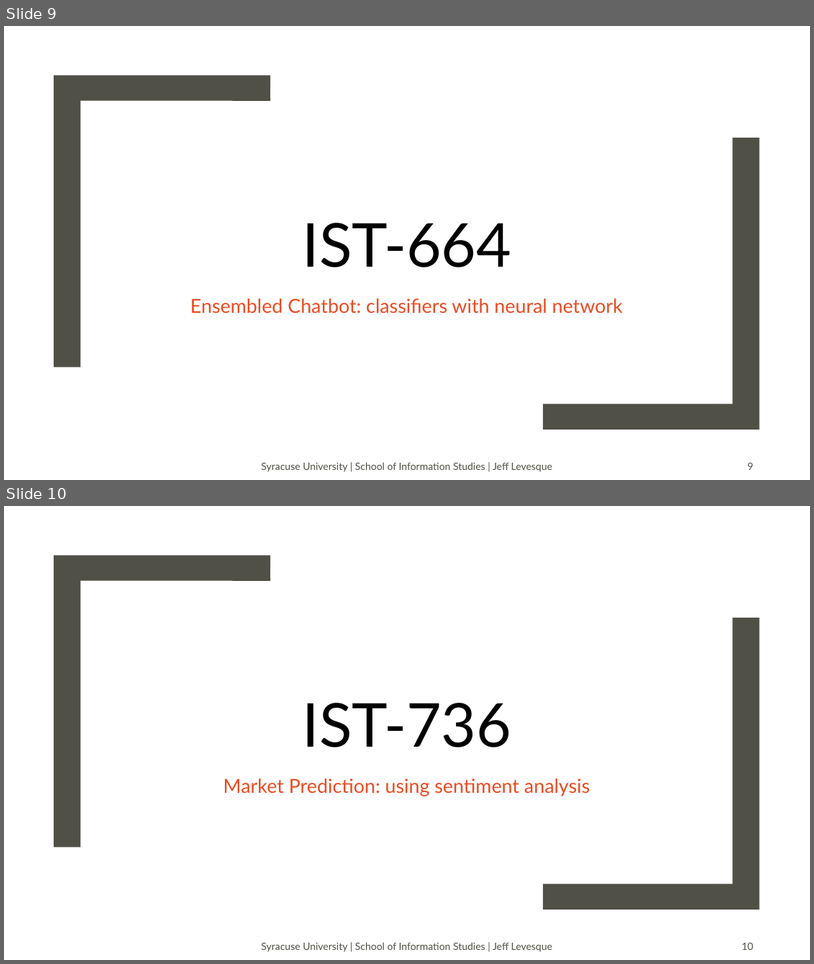
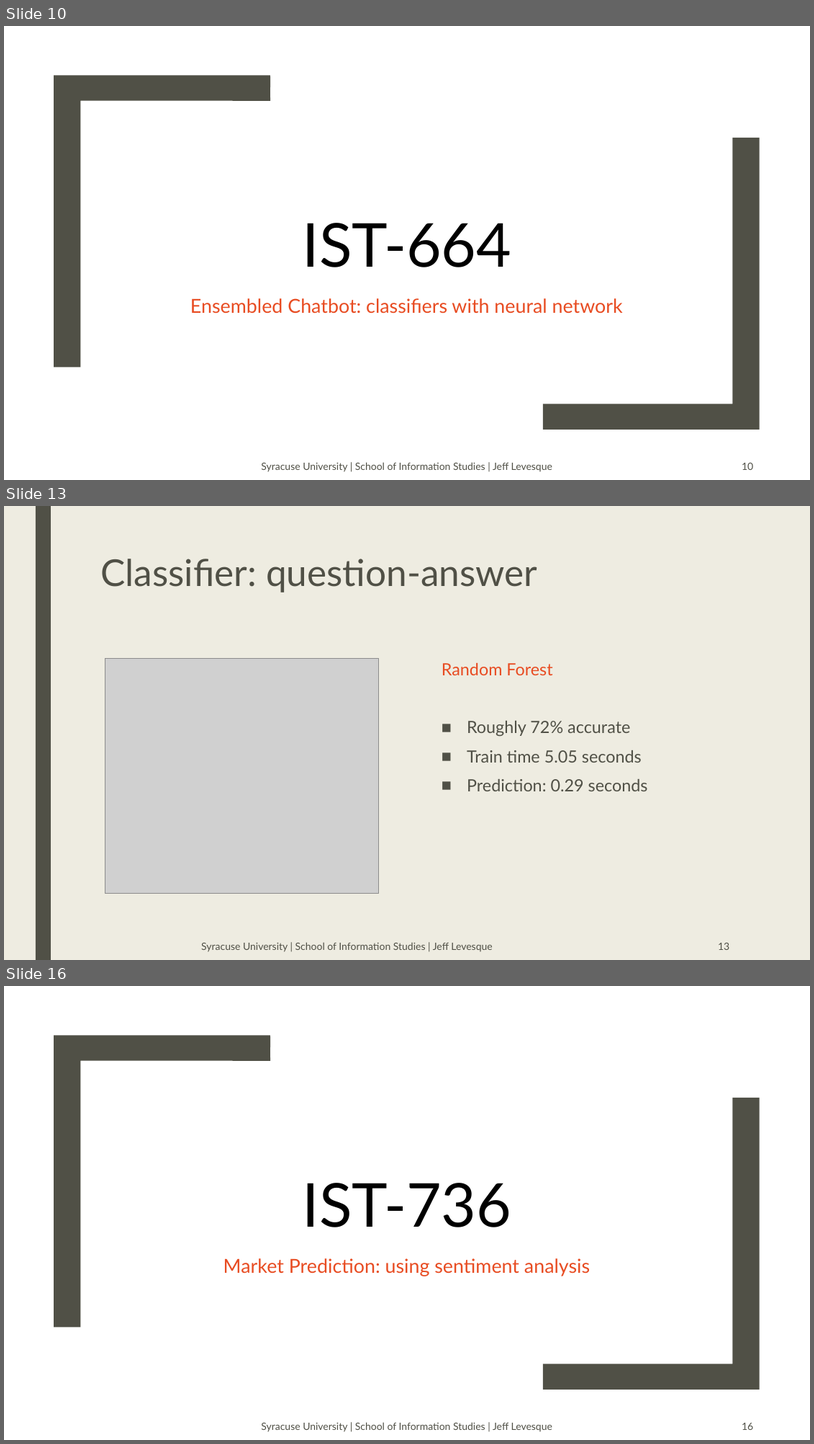
Before and after one commit to jeff1evesque/ist-exit-portfolio, a slide deck: presentation.pptx. Shown one above the other, each under a label of ours: slides 9 and 10 before the commit, slides 10, 13 and 16 after it; the slides between them are not shown. The pictures are 814x964 and 814x1444 pixels, drawn with LibreOffice and Linux fonts; fonts in the diff are those of the drawing; grey boxes stand for pictures; background and template pictures are left out. Boxes give left, top, right and bottom in pixels: in the first picture for what was removed or moved away, otherwise in the second. Text is boxed around its words. In the diff, an @@ line names an element or a change of style, - is before the commit and + after.

```diff
--- a/presentation.pptx
+++ b/presentation.pptx
@@ slide 13 added at (4, 506, 810, 960), background #EEECE1 @@
@@ rectangle added at (36, 506, 51, 960), fill #505046 @@
@@ title added at (100, 559, 538, 592), 44 pt, text #505046 @@
+Classifier: question-answer
@@ picture added at (105, 658, 379, 893) @@
@@ text added at (442, 663, 648, 791), 20 pt, text #505046 @@
+Random Forest
+■ Roughly 72% accurate
+■ Train time 5.05 seconds
+■ Prediction: 0.29 seconds
@@ text added at (201, 942, 492, 952), 12 pt, text #505046 @@
+Syracuse University | School of Information Studies | Jeff Levesque
@@ page number added at (718, 942, 730, 950), 12 pt, text #505046 @@
+13
@@ what was slide 9 is now slide 10 @@
@@ page number at (742, 462, 754, 470): text changed @@
-9
+10
@@ what was slide 10 is now slide 16 @@
@@ page number at (742, 1422, 754, 1430): text changed @@
-10
+16
```
Also in this commit, not shown: 5 other slides added.
